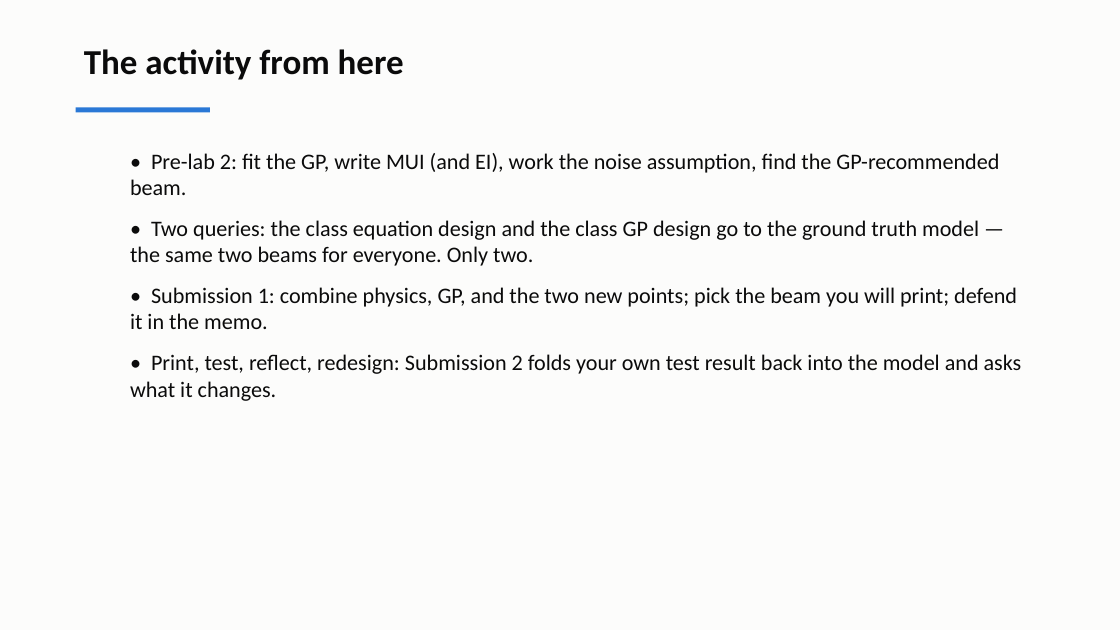
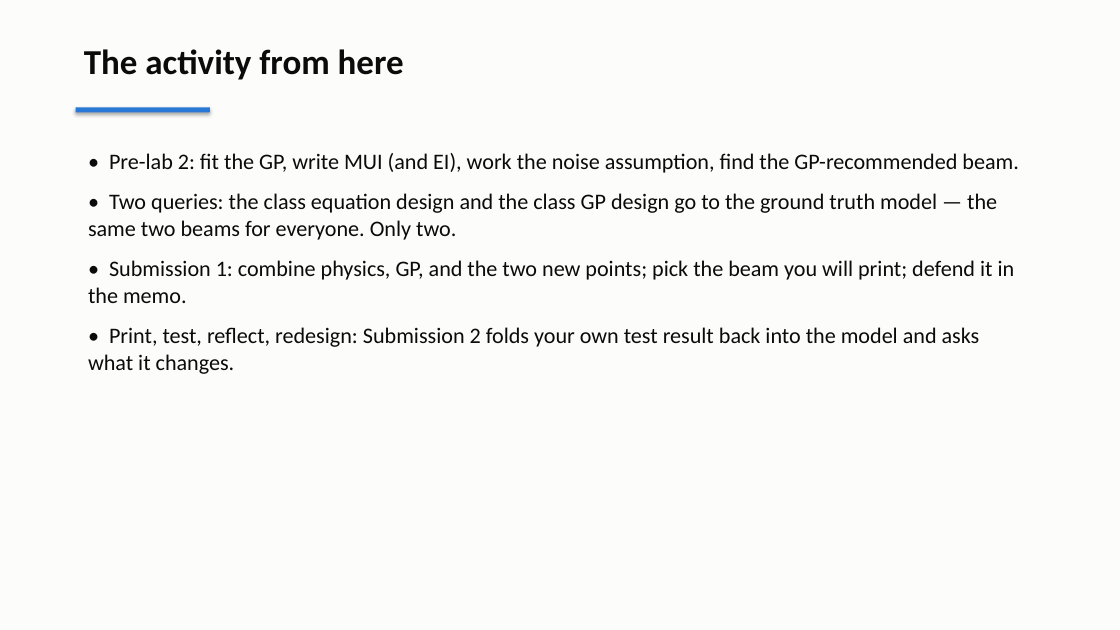
Before and after one commit to andrewvoss8-boop/core-me-data-science-activities-public, a slide deck: slide 21 of me323/Module1_drafts/ME323_Module1_Lecture2.pptx. Drawn at 1120x630 pixels with LibreOffice and Linux fonts; fonts in the diff are those of the drawing. Boxes give left, top, right and bottom in pixels: in the first picture for what was removed or moved away, otherwise in the second. Text is boxed around its words. In the diff, an @@ line names an element or a change of style, - is before the commit and + after.

```diff
--- a/me323/Module1_drafts/ME323_Module1_Lecture2.pptx
+++ b/me323/Module1_drafts/ME323_Module1_Lecture2.pptx
@@ rectangle at (x1=76, y1=108, x2=210, y2=113): shadow on @@
@@ text "• Pre-lab 2: fit the ..." at (x1=88, y1=153, x2=1018, y2=374): list level 2 to 1 in "• Pre-lab 2: fit the ..."; list level 2 to 1 in "• Two queries: the class ..."; list level 2 to 1 in "• Submission 1: combine physics, ..."; list level 2 to 1 in "• Print, test, reflect, redesign: ..." @@
```
Also in this commit, not shown: 21 other slides changed, 18 other files.
